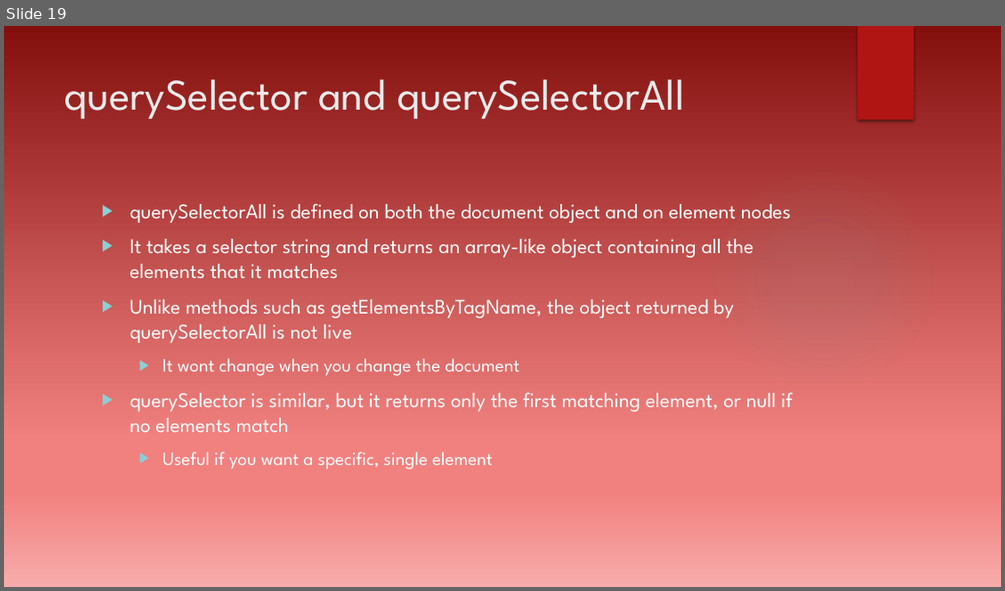
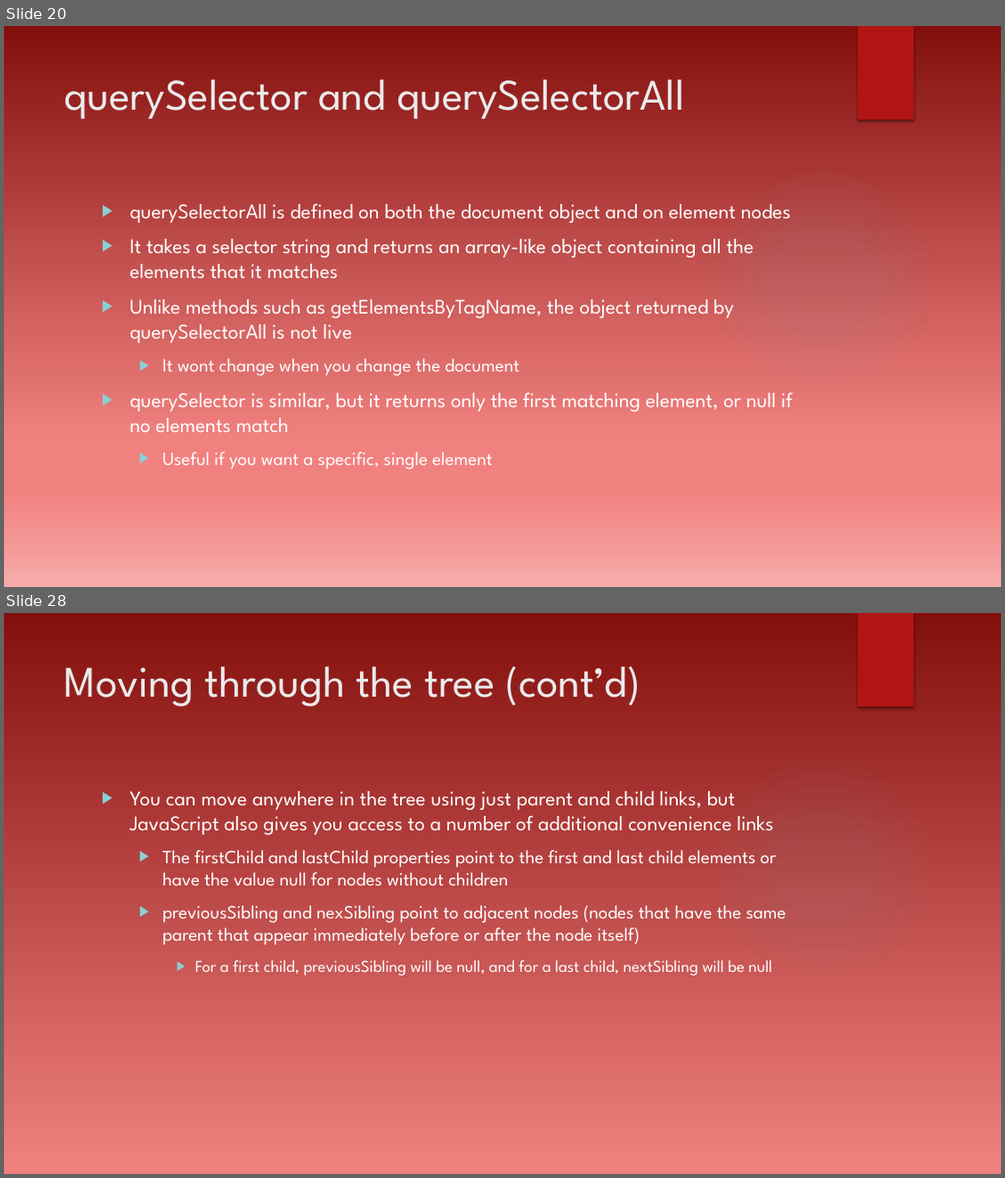
Before and after one commit to dtarvin/evening-work, a slide deck: document-object-model-presentation/Document Object Model.pptx. Shown one above the other, each under a label of ours: slide 19 before the commit, slides 20 and 28 after it; the slides between them are not shown. The pictures are 1005x591 and 1005x1178 pixels, drawn with LibreOffice and Linux fonts; fonts in the diff are those of the drawing; background and template pictures are left out. Boxes give left, top, right and bottom in pixels: in the first picture for what was removed or moved away, otherwise in the second. Text is boxed around its words. In the diff, an @@ line names an element or a change of style, - is before the commit and + after.

Commit message:
slides finished through section 1.4

```diff
--- a/document-object-model-presentation/Document Object Model.pptx
+++ b/document-object-model-presentation/Document Object Model.pptx
@@ slide 28 added at (4,613,1001,1174), background gradient #84100E to #F1817F to #F6ABAA; not listed: 2 template elements that a slide beside it also shows @@
@@ title added at (65,666,639,706), 42 pt, text #EBEBEB @@
+Moving through the tree (cont’d)
@@ text added at (129,791,786,975), 18 pt, text #FFFFFF @@
+▶ You can move anywhere in the tree using just parent and child links, but JavaScript also gives you access to a number of additional convenience links
+  ▶ The firstChild and lastChild properties point to the first and last child elements or have the value null for nodes without children
+  ▶ previousSibling and nexSibling point to adjacent nodes (nodes that have the same parent that appear immediately before or after the node itself)
+    ▶ For a first child, previousSibling will be null, and for a last child, nextSibling will be null
@@ what was slide 19 is now slide 20 @@
```
Also in this commit, not shown: 1 slide changed, 15 other slides added.
